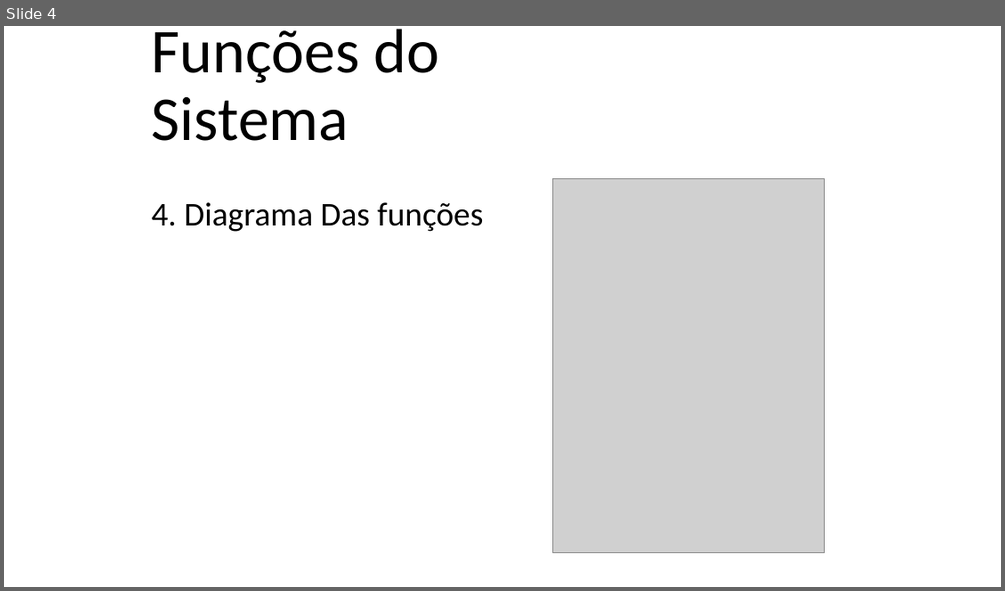
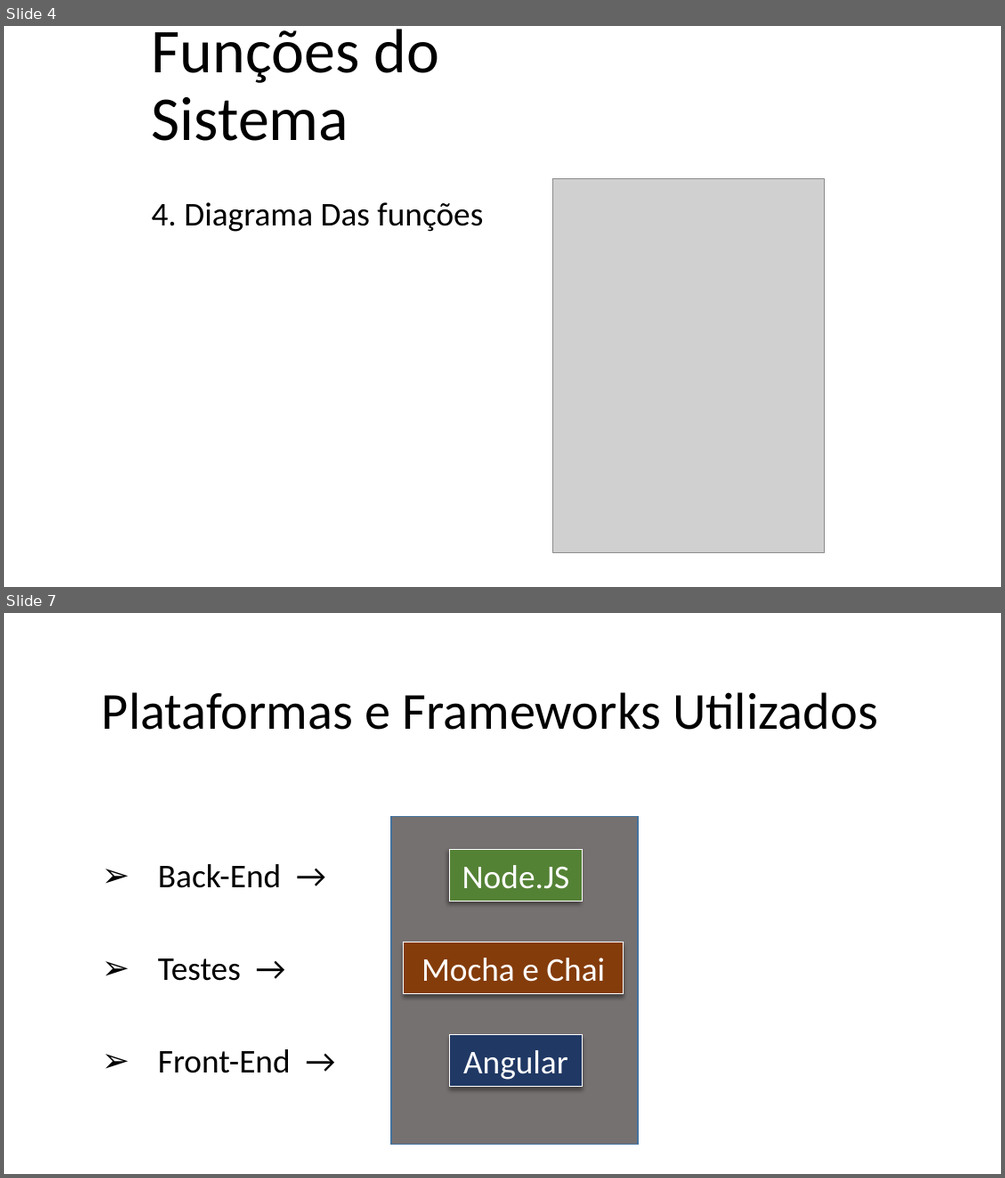
Before and after one commit to silvairsoares/Agente_de_Viagens, a slide deck: SlideFinalEmAndamento.pptx. Shown one above the other, each under a label of ours: slide 4 before the commit, slides 4 and 7 after it; the slides between them are not shown. The pictures are 1005x591 and 1005x1178 pixels, drawn with LibreOffice and Linux fonts; fonts in the diff are those of the drawing; grey boxes stand for pictures. Boxes give left, top, right and bottom in pixels: in the first picture for what was removed or moved away, otherwise in the second. Text is boxed around its words. In the diff, an @@ line names an element or a change of style, - is before the commit and + after.

```diff
--- a/SlideFinalEmAndamento.pptx
+++ b/SlideFinalEmAndamento.pptx
@@ slide 7 added at (4, 613, 1001, 1174), background #FFFFFF @@
@@ title added at (102, 692, 878, 730), 50 pt, text #000000 @@
+Plataformas e Frameworks Utilizados
@@ rectangle added at (391, 817, 638, 1144), fill #767171, outline #43739E 1 pt @@
@@ rectangle added at (450, 850, 582, 900), fill #548235, outline #FFFFFF 1 pt, 32 pt, text #FFFFFF @@
+Node.JS
@@ text added at (158, 864, 291, 1073), 32 pt, text #000000 @@
+➢ Back-End →
+➢ Testes →
+➢ Front-End →
@@ rectangle added at (404, 942, 623, 994), fill #843C0B, outline #FFFFFF 1 pt, 32 pt, text #FFFFFF @@
+Mocha e Chai
@@ rectangle added at (450, 1035, 582, 1086), fill #203864, outline #FFFFFF 1 pt, 32 pt, text #FFFFFF @@
+Angular
```
Also in this commit, not shown: 2 slides changed.
